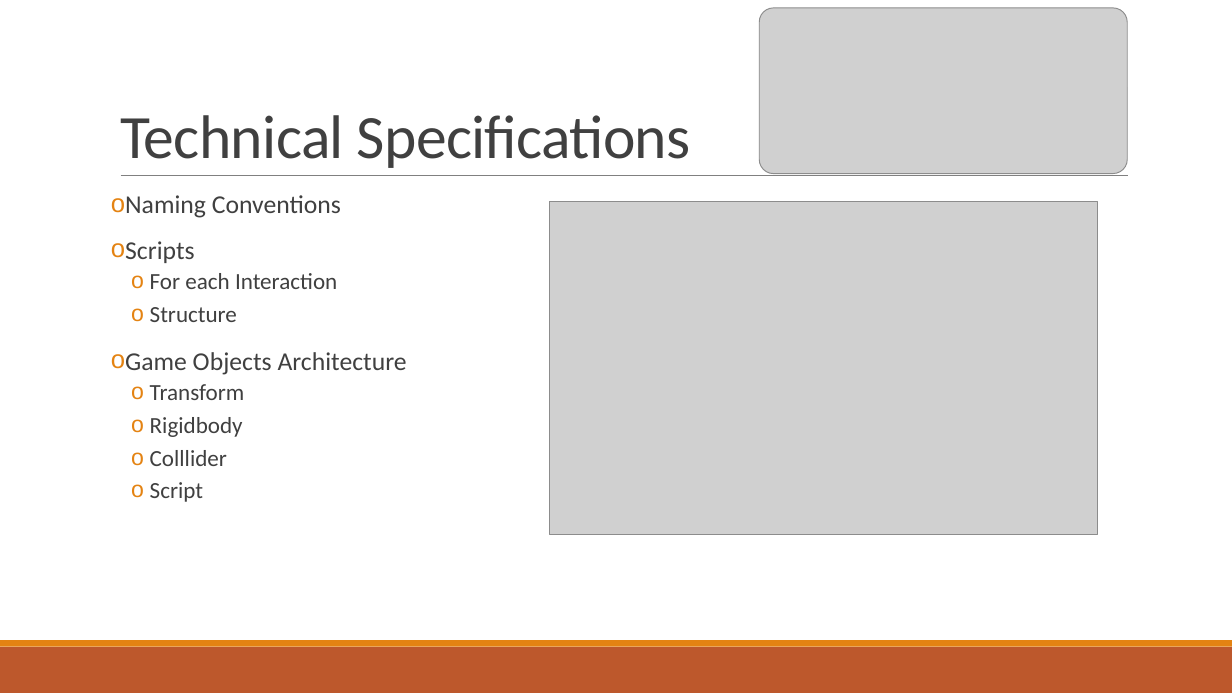
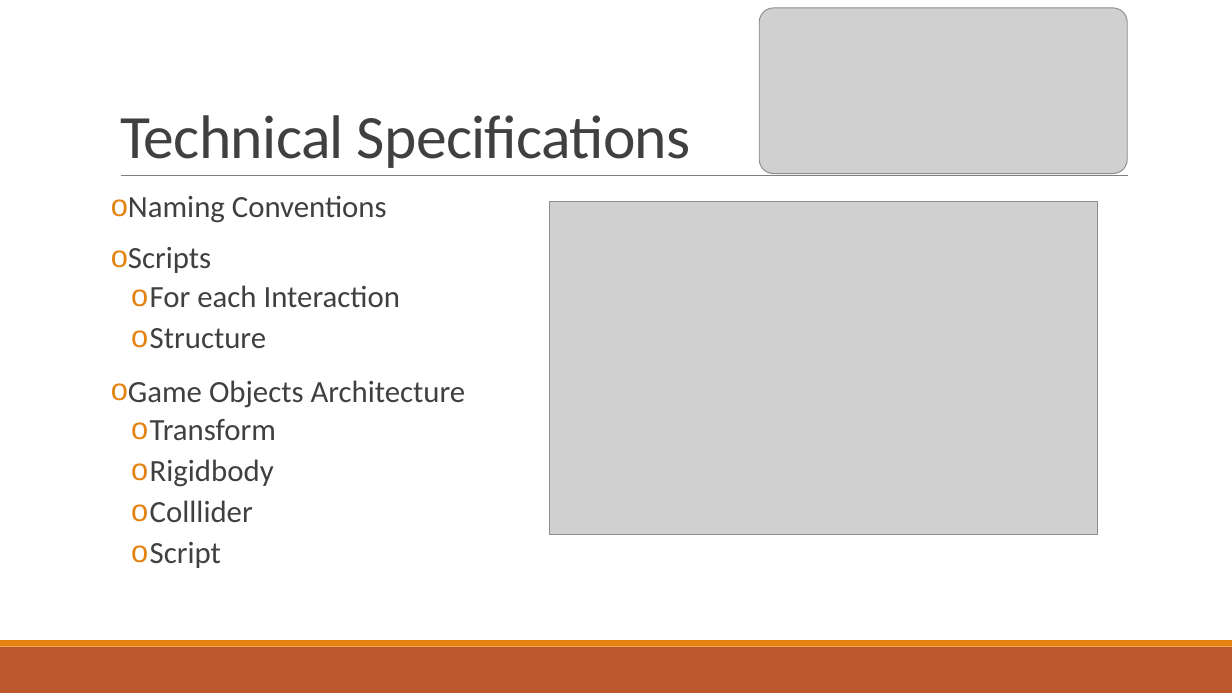
Before and after one commit to jonnynabors/Belly-Of-The-Beast, a slide deck: slide 10 of Documentation/Design Document/UnityDesignPresentation.pptx (slide 9 before the commit). Drawn at 1232x693 pixels with LibreOffice and Linux fonts; fonts in the diff are those of the drawing; grey boxes stand for pictures. Boxes give left, top, right and bottom in pixels: in the first picture for what was removed or moved away, otherwise in the second. Text is boxed around its words. In the diff, an @@ line names an element or a change of style, - is before the commit and + after.

```diff
--- a/Documentation/Design Document/UnityDesignPresentation.pptx
+++ b/Documentation/Design Document/UnityDesignPresentation.pptx
@@ text "Naming Conventions" at [128, 195, 466, 568]: size 20 to 24 pt in "Naming Conventions", "Scripts", "Game Objects Architecture"; size 18 to 24 pt in "For each Interaction", "Structure", "Transform", "Rigidbody" and 2 more places @@
```
Also in this commit, not shown: 6 other slides changed, 1 slide added, 3 other files.
